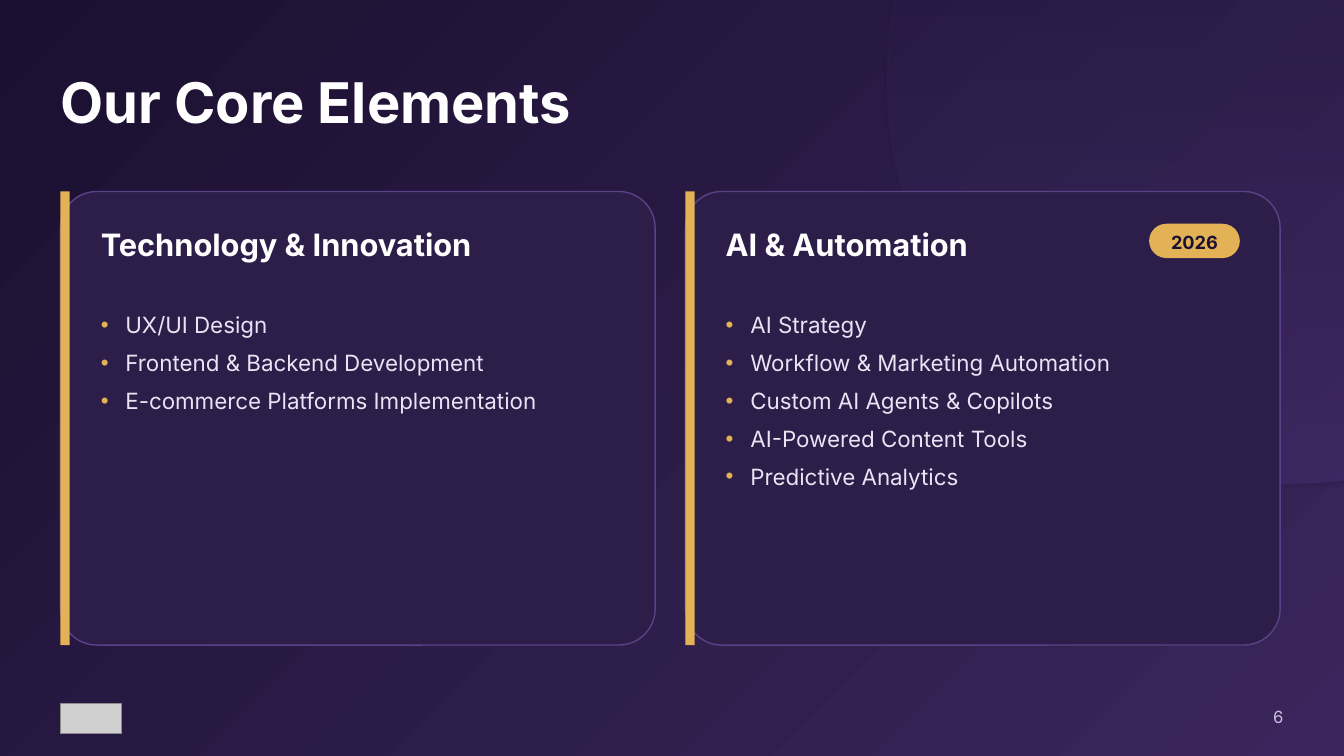
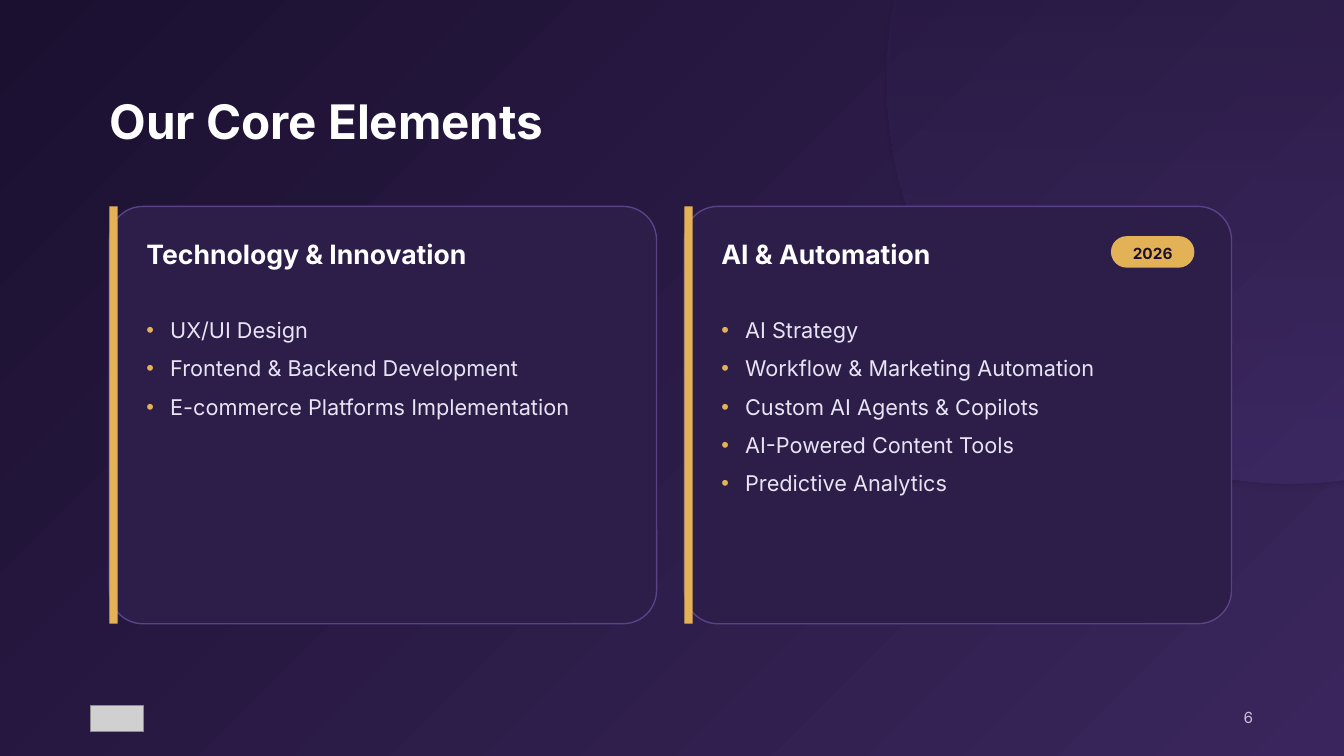
Before and after one commit to patriciobrunoar/alkimia, a slide deck: slide 6 of decks/jcs-miami-dade/JCS-Case-Miami-Dade-Alkimia.pptx. Drawn at 1344x756 pixels with LibreOffice and Linux fonts; fonts in the diff are those of the drawing; grey boxes stand for pictures. Boxes give left, top, right and bottom in pixels: in the first picture for what was removed or moved away, otherwise in the second. Text is boxed around its words. In the diff, an @@ line names an element or a change of style, - is before the commit and + after.

```diff
--- a/decks/jcs-miami-dade/JCS-Case-Miami-Dade-Alkimia.pptx
+++ b/decks/jcs-miami-dade/JCS-Case-Miami-Dade-Alkimia.pptx
@@ text "Our Core Elements": place and size @@
-text "Our Core Elements" at (60, 81, 571, 124)
+text "Our Core Elements" at (109, 104, 543, 140)
@@ text "Our Core Elements" at (109, 104, 543, 140): size 40 to 34 pt @@
@@ rounded rectangle: place and size @@
-rounded rectangle at (60, 192, 655, 645)
+rounded rectangle at (110, 207, 657, 624)
@@ rectangle: place and size @@
-rectangle at (60, 192, 70, 645)
+rectangle at (110, 207, 118, 624)
@@ rectangle: place and size @@
-rectangle at (686, 192, 695, 645)
+rectangle at (685, 207, 693, 624)
@@ rounded rectangle: place and size @@
-rounded rectangle at (686, 192, 1280, 645)
+rounded rectangle at (685, 207, 1232, 624)
@@ text "Technology & Innovation": place and size @@
-text "Technology & Innovation" at (101, 232, 472, 262)
+text "Technology & Innovation" at (146, 243, 466, 269)
@@ text "Technology & Innovation" at (146, 243, 466, 269): size 22 to 19 pt @@
@@ text "AI & Automation" at (721, 243, 930, 265): size 22 to 19 pt @@
@@ text "AI & Automation": place and size @@
-text "AI & Automation" at (726, 232, 967, 257)
+text "AI & Automation" at (721, 243, 930, 265)
@@ text "2026": place and size @@
-text "2026" at (1171, 235, 1218, 249)
+text "2026" at (1133, 247, 1173, 259)
@@ text "2026" at (1133, 247, 1173, 259): size 13 to 11 pt @@
@@ rounded rectangle: place and size @@
-rounded rectangle at (1149, 224, 1240, 258)
+rounded rectangle at (1111, 236, 1195, 267)
@@ text "UX/UI Design": place and size @@
-text "UX/UI Design" at (125, 316, 537, 414)
+text "UX/UI Design" at (170, 321, 569, 420)
@@ text "UX/UI Design" at (170, 321, 569, 420): size 16 to 15.5 pt; more space between paragraphs @@
@@ text "AI Strategy" at (745, 322, 1094, 496): size 16 to 15.5 pt; more space between paragraphs @@
@@ picture: place and size @@
-picture at (60, 704, 121, 734)
+picture at (91, 706, 143, 732)
@@ text "6": place and size @@
-text "6" at (1273, 710, 1283, 723)
+text "6" at (1244, 711, 1254, 723)
@@ text "6" at (1244, 711, 1254, 723): size 12 to 11 pt @@
```
Also in this commit, not shown: 37 other slides changed, 9 slides added, 8 slides removed, 36 other files.
